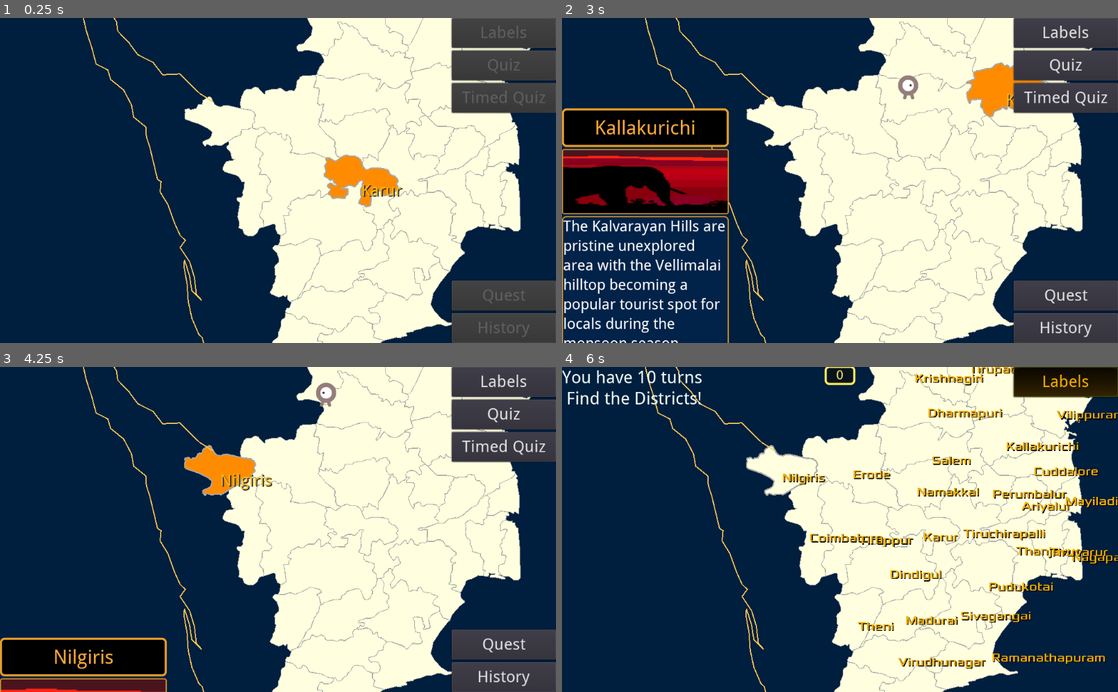
Above: before the commit, frames 1-4 (two rows, left to right).
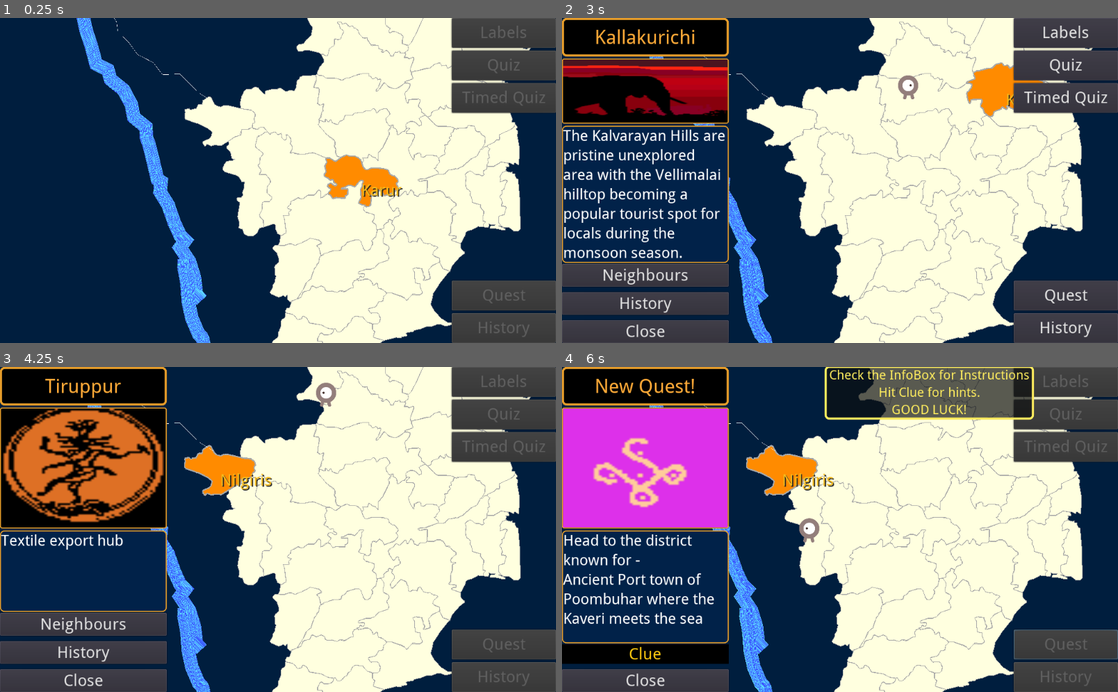
Above: after the commit, the same moments.

Repository: sharun-s/godot-tn
Game: Godot game, scene res://Node2D.tscn
Two runs of this game, one before a commit and one after it. Both use one fixed random seed, a clock stepped at 60 frames per second and the inputs below.
Inputs (mouse positions are in pixels of both pictures, inside the frame that each line leads up to):
- Up to frame 1 (0.25 s): no input
- Up to frame 2 (3 s): tap Enter at 0.5 s; drag from (995, 125) to (784, 128) at 0.52 s; drag from (784, 128) to (995, 125) at 1.27 s; move the mouse to (990, 79) at 2.02 s; hold Right (ui_right) 2.03-2.75 s; tap Backspace at 2.1 s; click (990, 79) at 2.17 s; drag from (878, 21) to (784, 128) at 2.77 s
- Up to frame 3 (4.25 s): drag from (278, 529) to (222, 477) at 3.52 s
- Up to frame 4 (6 s): click (1067, 415) at 4.25 s, where only the run before the commit has a clickable "Quiz"; click (1067, 383) at 5 s, where only the run before the commit has a clickable "Labels"; click (1067, 643) at 5.75 s, where only the run after the commit has a clickable "Quest"

The runs differ from the first frame. In frame 1, 3.2% of the frame differs, in the area x 13-39%, y 0-100%; in frame 2, 27%; in frame 3, 25%; in frame 4, 42%, in the area x 0-100%, y 0-100%.

Commit message:
shore shader test

Diff:
--- a/InfoCenter.gd
+++ b/InfoCenter.gd
@@ -171,7 +171,8 @@
 	return a
 
 var dummyimg=[
-	panther(),
+	#panther(),
+	preload("res://panther_2.png"),
 	preload("res://nat.png"),
 	preload("res://elephant.png"),
 	preload("res://flame.png"),
--- a/TN.gd
+++ b/TN.gd
@@ -87,6 +87,7 @@
 var kawest:=[149.30,-140.35,139.53,-131.47,132.87,-125.48,124.01,-122.21,119.64,-114.02,109.42,-109.59,106.57,-100.83,9 …(351 unchanged characters)…
 var ka_ap:=[396.96,-162.69,391.27,-158.05,386.29,-153.53,379.33,-147.00,373.82,-138.52,371.14,-129.77,361.96,-129.59,35 …(739 unchanged characters)…
 var apeast=[257.15,64.23,255.84,50.32,253.61,36.57,256.15,29.11,255.62,15.28,252.58,1.70,256.00,-11.67,262.68,-23.81,27 …(402 unchanged characters)…
+
 var score=0
 var attempts=0
 var turns=10
@@ -173,35 +174,47 @@
 	c.polygon=shape
 	return [c, p]
 
-#var shore:ShaderMaterial
+var shore:ShaderMaterial
 #func applyshore(district):
 #	var dp:Polygon2D=get_node(district).get_child(0)
 #	dp.material=shore
 
 func addstateborder(b, nm='x'):
+
 	var t:=Transform2D()
 	t=t.scaled(Vector2(8,8))
 	t.origin=Vector2(-620,-430)# magic bs use standard geojson
-
 	var borderpath:=Line2D.new()
-	#var borderpoly:=Polygon2D.new()
-	#var shape:=PoolVector2Array()
 	for i in range(0, b.size(),2):
 		borderpath.add_point(t.xform(Vector2(b[i],b[i+1])))
-		#shape.append(t.xform(Vector2(b[i],b[i+1])))
-	#borderpoly.polygon=shape
-	#borderpoly.color=deselect_color.darkened(.83)
-	#borderpoly.z_index=-1
+
+	borderpath.default_color=Color.white
+	if nm!='x':
+		borderpath.width=50
+		borderpath.texture_mode=Line2D.LINE_TEXTURE_STRETCH
+		borderpath.material=shore
+	else:
+		borderpath.width=1
+	add_child(borderpath)
+
+func addstatepoly(b, nm='x'):
+	var t:=Transform2D()
+	t=t.scaled(Vector2(8,8))
+	t.origin=Vector2(-620,-430)# magic bs use standard geojson
+	var borderpoly:=Polygon2D.new()
+	var shape:=PoolVector2Array()
+	for i in range(0, b.size(),2):
+		shape.append(t.xform(Vector2(b[i],b[i+1])))
+	borderpoly.polygon=shape
+	borderpoly.color=deselect_color.darkened(.83)
+	borderpoly.z_index=-1
 	#borderpoly.name=nm
-	#add_child(borderpoly)
-	borderpath.width=4
-	borderpath.default_color="ffcc55"
-	add_child(borderpath)
+	add_child(borderpoly)
 
 func _ready():
 	init_label_font()
-	#shore=ShaderMaterial.new()
-	#shore.shader=load("res://shore.shader")
+	shore=ShaderMaterial.new()
+	shore.shader=load("res://shore1.shader")
 	rng.randomize()
 	add_child(tw)
 	VisualServer.set_default_clear_color('001f3f')#Color("ff222222"))
@@ -222,9 +235,9 @@
 		add_label(district, x, y, w, h, "dlabels")
 		a2d.connect('input_event', self, 'on_district_select',[district])
 	addstateborder(ka_ke)
-	addstateborder(kewest)
-	addstateborder(kawest)
-	addstateborder(apeast)
+	addstateborder(kewest, 'kewest')
+	addstateborder(kawest, 'kawest')
+	addstateborder(apeast, 'apes')
 	addstateborder(ka_ap)
 	$Camera2D.position=get_node('Dindigul').position
 	if OS.get_name()=="Android":
@@ -596,7 +609,7 @@
 	$HUD/Quest.hide()
 	$HUD/Learn.hide()
 	$HUD/Grid.hide()
-	disappear()
+	#disappear()
 	#since the learn button is used to show years
 	#if game_num!=2:
 	#	$HUD/Learn.hide()
@@ -901,10 +914,10 @@
 	if selected_district=='':
 		$HUD/Grid.show()
 		$HUD/Grid.reload('', '', '', 0)
-		appear()
+		#appear()
 	else:
 		$HUD/Grid.reload(selected_district, '', '', 0)
-		appear()
+		#appear()
 
 func _on_Timed_pressed():
 	reset()
@@ -919,7 +932,7 @@
 
 #when player node moves into area
 func showinfo(district):
-	appear()
+	#appear()
 	if quest_in_progress:
 		$HUD/Score.visible=true
 		$HUD/Grid.reload(district, neighbours(district), get_history(district), 1)
@@ -931,7 +944,7 @@
 	$HUD/Grid/VBoxContainer2/MarginContainer/Neighbours.visible=true
 	$HUD/Grid/VBoxContainer2/MarginContainer/history.visible=true
 	$HUD/Grid.hide()
-	disappear()
+	#disappear()
 	$HUD/Score.visible=false
 	timed_msg("[pulse color=#22dd44 height=-15 freq=5]You took "+str(turnstaken)+" turns\nAnd solved "+str(cluessolved)+" clues ![/pulse]",3)
 	yield($Timer,"timeout")
--- /dev/null
+++ b/shore1.shader
@@ -0,0 +1,78 @@
+shader_type canvas_item;
+
+uniform float square_size = 0.005;
+uniform vec4 from : hint_color = vec4(0.2, 0.2, 1.0, 1.0);
+uniform vec4 to : hint_color = vec4(0.4, 1.0, 1.0, 1.0);
+
+float rand(float seed) {
+    return fract(sin(dot(vec2(seed, 10), vec2(12.9898,78.233))) * 43758.5453);
+}
+
+void fragment() {
+    COLOR *= mix(from, to, rand(float(int(UV.y / square_size)) * square_size + TIME / 100000.0));
+}
+
+//////render_mode blend_add;
+//uniform float reflectionBlur = 0; // works only if project's driver is set to GLES3, more information here https://docs.godotengine.org/ru/stable/tutorials/shading/screen-reading_shaders.html
+//uniform float calculatedOffset = 0; // this is controlled by script, it takes into account camera position and water object position, that way reflection stays in the same place when camera is moving
+//uniform sampler2D noiseTexture;
+////
+//uniform vec2 distortionScale = vec2(0.3, 0.3);
+//uniform vec2 distortionSpeed = vec2(0.01, 0.02);
+//uniform vec2 distortionStrength = vec2(0.3, 0.3);
+////
+//uniform float waveSmoothing = .1;
+////
+//uniform float mainWaveSpeed = 2.5;
+//uniform float mainWaveFrequency = 10;
+//uniform float mainWaveAmplitude = 0.015;
+////
+//uniform vec4 shorelineColor : hint_color = vec4(1.);
+//uniform float shorelineSize : hint_range(0., 1.) = 0.025;
+//uniform float foamSize : hint_range(0., 1.0) = 0.125;
+//uniform float foamStrength : hint_range(0., 1.0) = 0.5;
+//uniform float foamSpeed;
+//uniform vec2 foamScale;
+////
+//void fragment()
+//{
+//	vec2 size=TEXTURE_PIXEL_SIZE;
+//	vec4 color = COLOR;//vec4(0.0,.3,.9,.5);
+//	vec2 uv = UV;
+//	vec4 tcol=texture(TEXTURE, UV);
+////	vec4 tcolleft=texture(TEXTURE, UV+vec2(size.x+10.,0.0));
+////	vec4 tcolup=texture(TEXTURE, UV+vec2(0.0, size.y-10.0));
+////	//vec4 tcoldown=texture(TEXTURE, UV+vec2(0.0, size.y+10.));
+////
+////	if (tcol!=tcolup && tcol!=tcolleft){
+//		vec2 noiseTextureUV = UV * distortionScale;
+//		noiseTextureUV += TIME * distortionSpeed; // scroll noise over time
+////
+//		vec2 waterDistortion = texture(noiseTexture, noiseTextureUV).rg;
+//		waterDistortion.rg *= distortionStrength.xy;
+//		waterDistortion.rg = smoothstep(0.0, 1., waterDistortion.rg);
+//		uv += waterDistortion;
+//		float distFromLeft = TIME;// * mainWaveSpeed)+mainWaveAmplitude;
+//		float waveArea =  distFromLeft;
+////		waveArea = smoothstep(0., 1. * waveSmoothing, waveArea);
+//		color.a *= waveArea;
+////	} else{
+////		color=tcol;
+////	}
+//		//uv.y = 1. - uv.y; // turning screen uvs upside down
+//		//uv.y -= calculatedOffset;
+//
+//	float shorelineBottom = UV.x - distFromLeft - shorelineSize;
+//	shorelineBottom = smoothstep(0., 1. * waveSmoothing,  shorelineBottom);
+//	float shoreline = waveArea - shorelineBottom;
+//	color.rgb += shoreline * shorelineColor.rgb;
+////
+//	vec4 foamNoise = texture(noiseTexture, UV* foamScale + TIME * foamSpeed);
+//	foamNoise.r = smoothstep(0.0, foamNoise.r, foamStrength);
+//
+//	float shorelineFoam = UV.x - distFromLeft;
+//	shorelineFoam = smoothstep(0.0, shorelineFoam, foamSize);
+//	shorelineFoam *= foamNoise.r;
+//	color.rgb += shorelineFoam * shorelineColor.rgb;
+//	COLOR = color;
+//}
